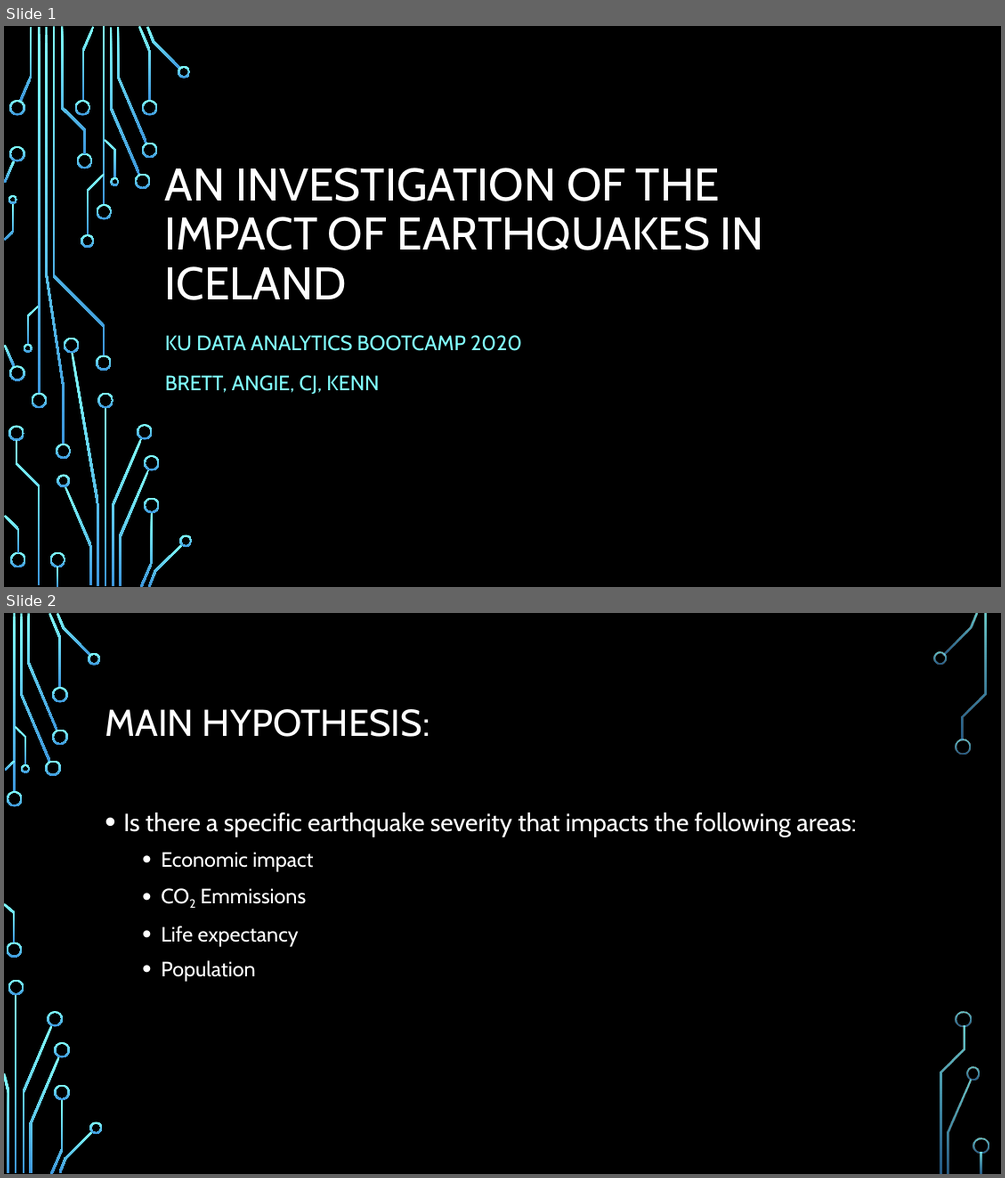
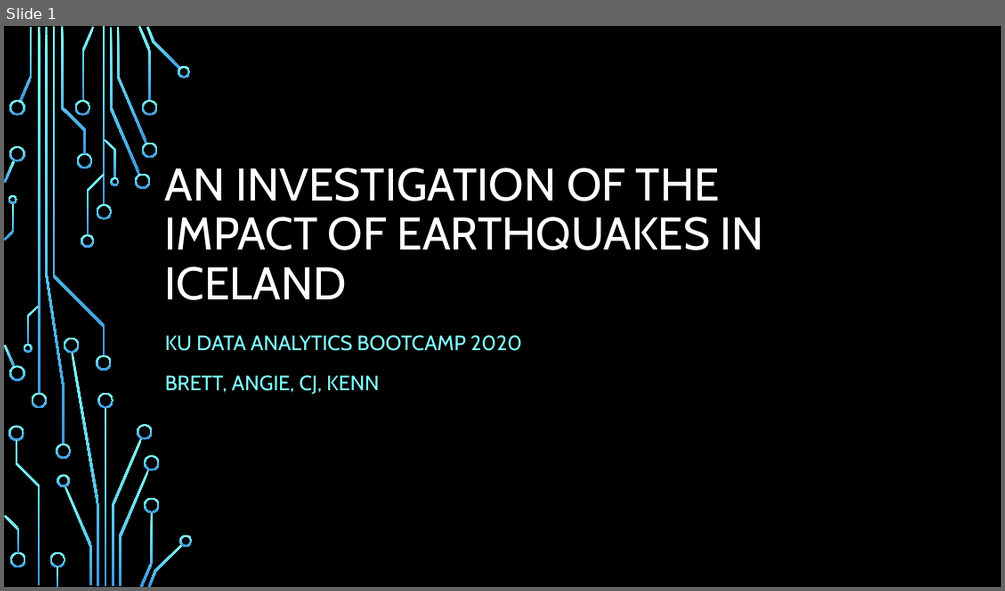
Before and after one commit to kennknisley/project-one-back, a slide deck: Iceland_presentation.pptx. Shown one above the other, each under a label of ours: slides 1 and 2 before the commit, slide 1 after it. The pictures are 1005x1178 and 1005x591 pixels, drawn with LibreOffice and Linux fonts; fonts in the diff are those of the drawing; background and template pictures are left out. Boxes give left, top, right and bottom in pixels: in the first picture for what was removed or moved away, otherwise in the second. Text is boxed around its words. In the diff, an @@ line names an element or a change of style, - is before the commit and + after.

```diff
--- a/Iceland_presentation.pptx
+++ b/Iceland_presentation.pptx
@@ slide 2 removed at (4, 613, 1001, 1174), background picture (left out) @@
@@ title removed at (105, 709, 430, 737) @@
-MAIN HYPOTHESIS:
@@ text removed at (123, 812, 856, 981) @@
-• Is there a specific earthquake severity that impacts the following areas:
-  • Economic impact
-  • CO2 Emmissions
-  • Life expectancy
-  • Population
@@ group removed at (4, 613, 989, 1174): 33 freeform shapes, 3 rectangles @@
```
Also in this commit, not shown: 1 slide changed, 6 slides added, 8 other files.
